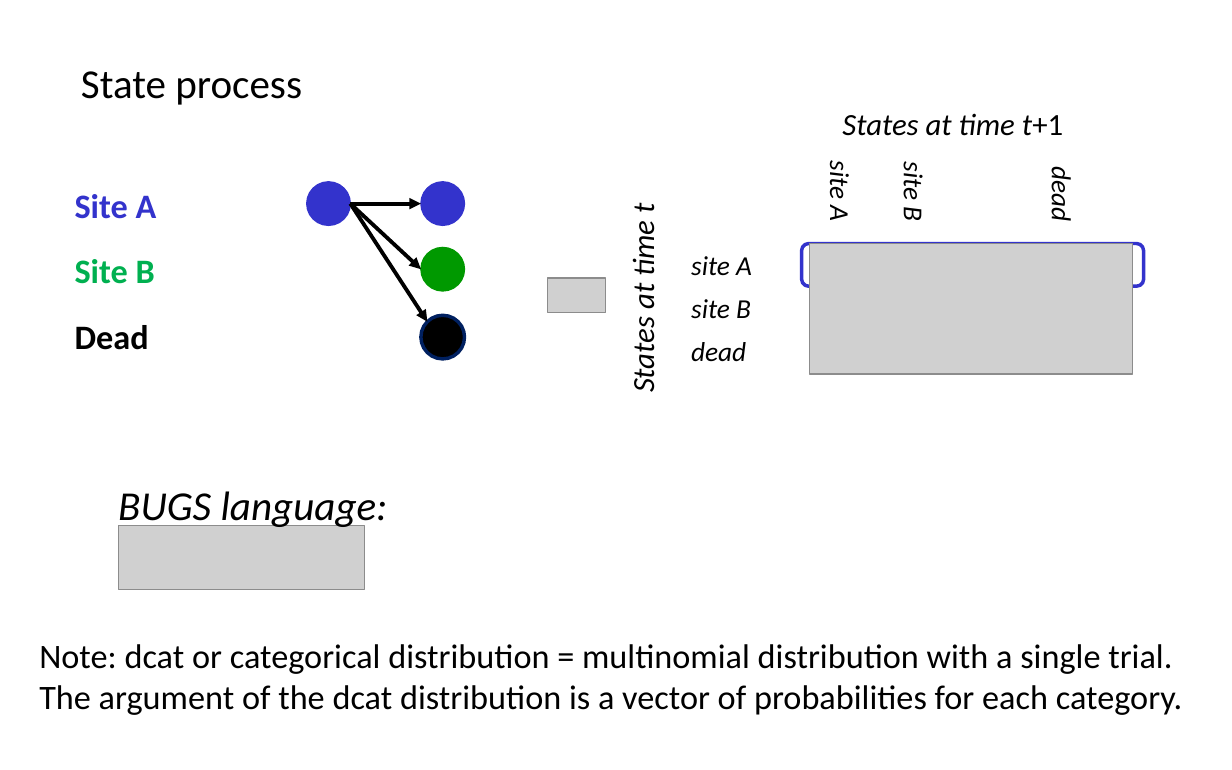
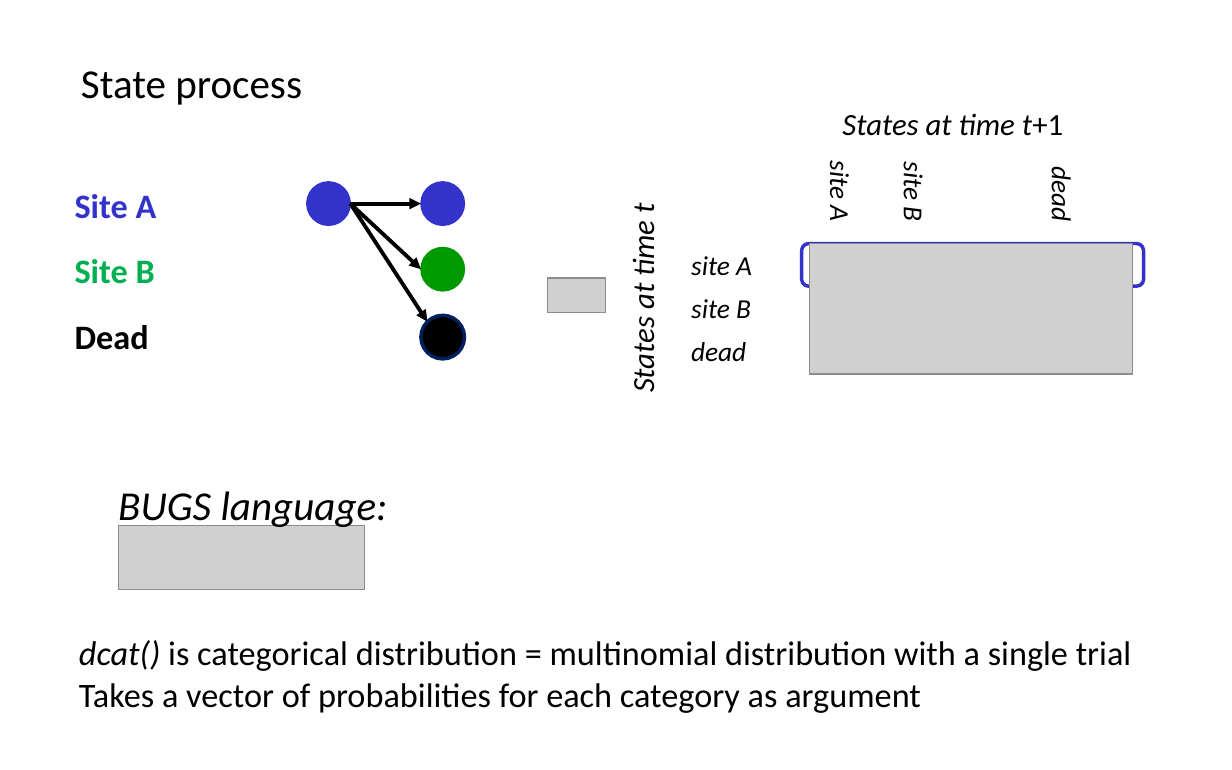
Before and after one commit to oliviergimenez/IPMworkshop, a slide deck: slide 14 of slides/multistatemodels_og.pptx (slide 10 before the commit). Drawn at 1232x770 pixels with LibreOffice and Linux fonts; fonts in the diff are those of the drawing; grey boxes stand for pictures. Boxes give left, top, right and bottom in pixels: in the first picture for what was removed or moved away, otherwise in the second. Text is boxed around its words. In the diff, an @@ line names an element or a change of style, - is before the commit and + after.

```diff
--- a/slides/multistatemodels_og.pptx
+++ b/slides/multistatemodels_og.pptx
@@ text at (79,640,1131,713): text changed @@
-Note: dcat or categorical distribution = multinomial distribution with a single trial.
-The argument of the dcat distribution is a vector of probabilities for each category.
+dcat() is categorical distribution = multinomial distribution with a single trial
+Takes a vector of probabilities for each category as argument
```
Also in this commit, not shown: 19 other slides changed, 15 slides added, 5 other files.
